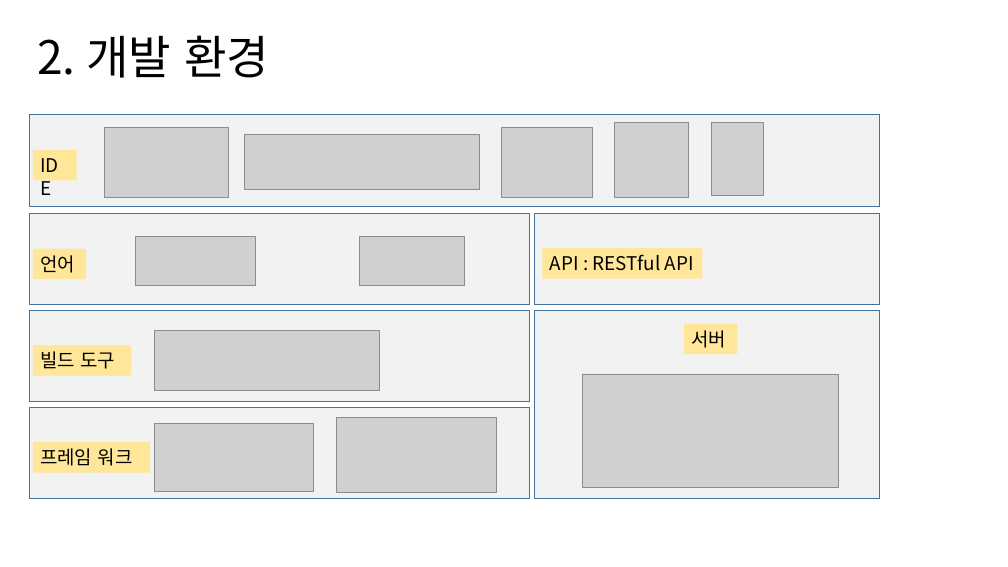
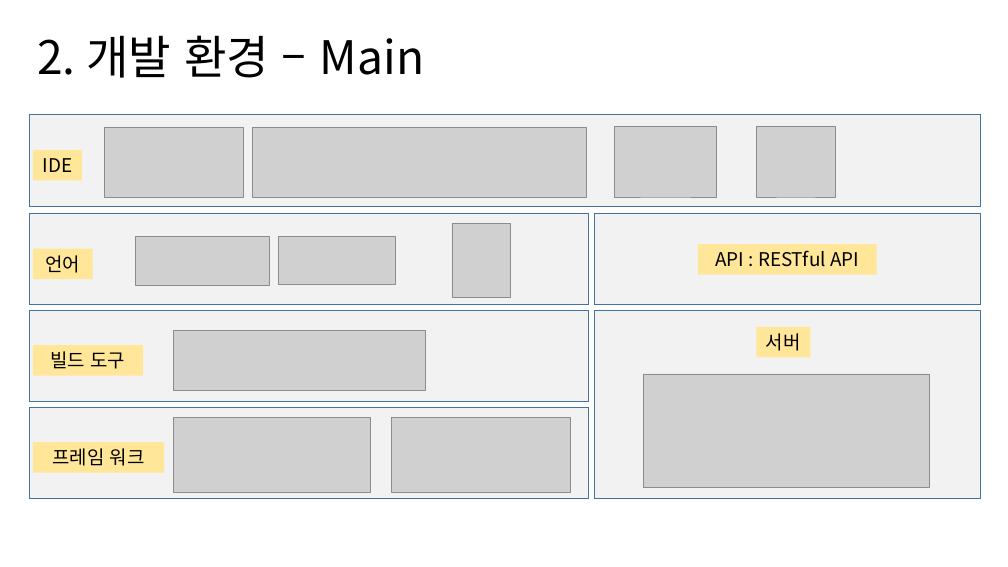
Before and after one commit to NALASAI/SelfIntroduction, a slide deck: slide 6 of 1조 project 포트폴리오(이력서용).pptx (slide 5 before the commit). Drawn at 1008x567 pixels with LibreOffice and Linux fonts; fonts in the diff are those of the drawing; grey boxes stand for pictures. Boxes give left, top, right and bottom in pixels: in the first picture for what was removed or moved away, otherwise in the second. Text is boxed around its words. In the diff, an @@ line names an element or a change of style, - is before the commit and + after.

```diff
--- a/1조 project 포트폴리오(이력서용).pptx
+++ b/1조 project 포트폴리오(이력서용).pptx
@@ title at (37,35,424,78): text changed @@
-2. 개발 환경
+2. 개발 환경 – Main
@@ rectangle: place and size @@
-rectangle at (29,115,879,206)
+rectangle at (29,115,981,206)
@@ picture: place and size @@
-picture at (104,127,228,197)
+picture at (104,127,243,197)
@@ picture: place and size @@
-picture at (244,135,480,190)
+picture at (253,127,587,197)
@@ picture: place and size @@
-picture at (502,127,593,197)
+picture at (615,127,717,197)
@@ picture: place and size @@
-picture at (615,123,689,197)
+picture at (756,127,835,197)
@@ rectangle "IDE": place and size @@
-rectangle "IDE" at (33,150,76,180)
+rectangle "IDE" at (33,150,82,180)
@@ rectangle: place and size @@
-rectangle at (29,214,529,306)
+rectangle at (29,214,589,306)
@@ picture: place and size @@
-picture at (136,236,256,285)
+picture at (136,236,270,285)
@@ picture: place and size @@
-picture at (360,237,464,285)
+picture at (278,236,395,284)
@@ picture: place and size @@
-picture at (712,123,764,196)
+picture at (452,224,510,297)
@@ rectangle: place and size @@
-rectangle at (535,214,879,306)
+rectangle at (595,214,981,306)
@@ rectangle "언어": place and size @@
-rectangle "언어" at (33,249,86,279)
+rectangle "언어" at (33,249,92,279)
@@ alignment left to centre in 6 elements at (33,150,82,180), (33,249,92,279), (33,346,143,376), (33,442,164,473), (756,327,810,357), (698,244,877,274) @@
@@ rectangle "API : RESTful API": place and size @@
-rectangle "API : RESTful API" at (543,248,702,278)
+rectangle "API : RESTful API" at (698,244,877,274)
@@ rectangle: place and size @@
-rectangle at (29,311,529,402)
+rectangle at (29,311,589,402)
@@ rectangle: place and size @@
-rectangle at (535,311,879,499)
+rectangle at (595,311,981,499)
@@ rectangle "서버": place and size @@
-rectangle "서버" at (684,324,738,354)
+rectangle "서버" at (756,327,810,357)
@@ rectangle "빌드 도구": place and size @@
-rectangle "빌드 도구" at (33,346,131,376)
+rectangle "빌드 도구" at (33,346,143,376)
@@ picture: place and size @@
-picture at (154,330,380,391)
+picture at (174,330,426,391)
@@ picture: place and size @@
-picture at (583,374,839,488)
+picture at (644,374,930,488)
@@ rectangle: place and size @@
-rectangle at (29,408,529,499)
+rectangle at (29,408,589,499)
@@ picture: place and size @@
-picture at (154,423,314,491)
+picture at (174,418,371,493)
@@ picture: place and size @@
-picture at (337,418,497,493)
+picture at (392,418,571,493)
@@ rectangle "프레임 워크": place and size @@
-rectangle "프레임 워크" at (33,442,150,473)
+rectangle "프레임 워크" at (33,442,164,473)
```
Also in this commit, not shown: 7 other slides changed, 6 slides added, 1 slide removed, 1 other file.
